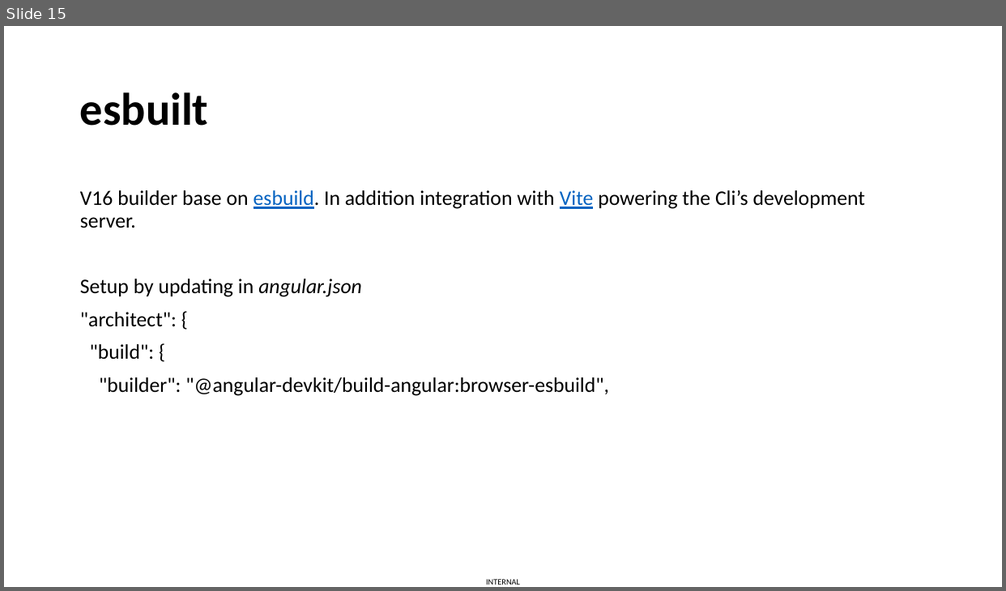
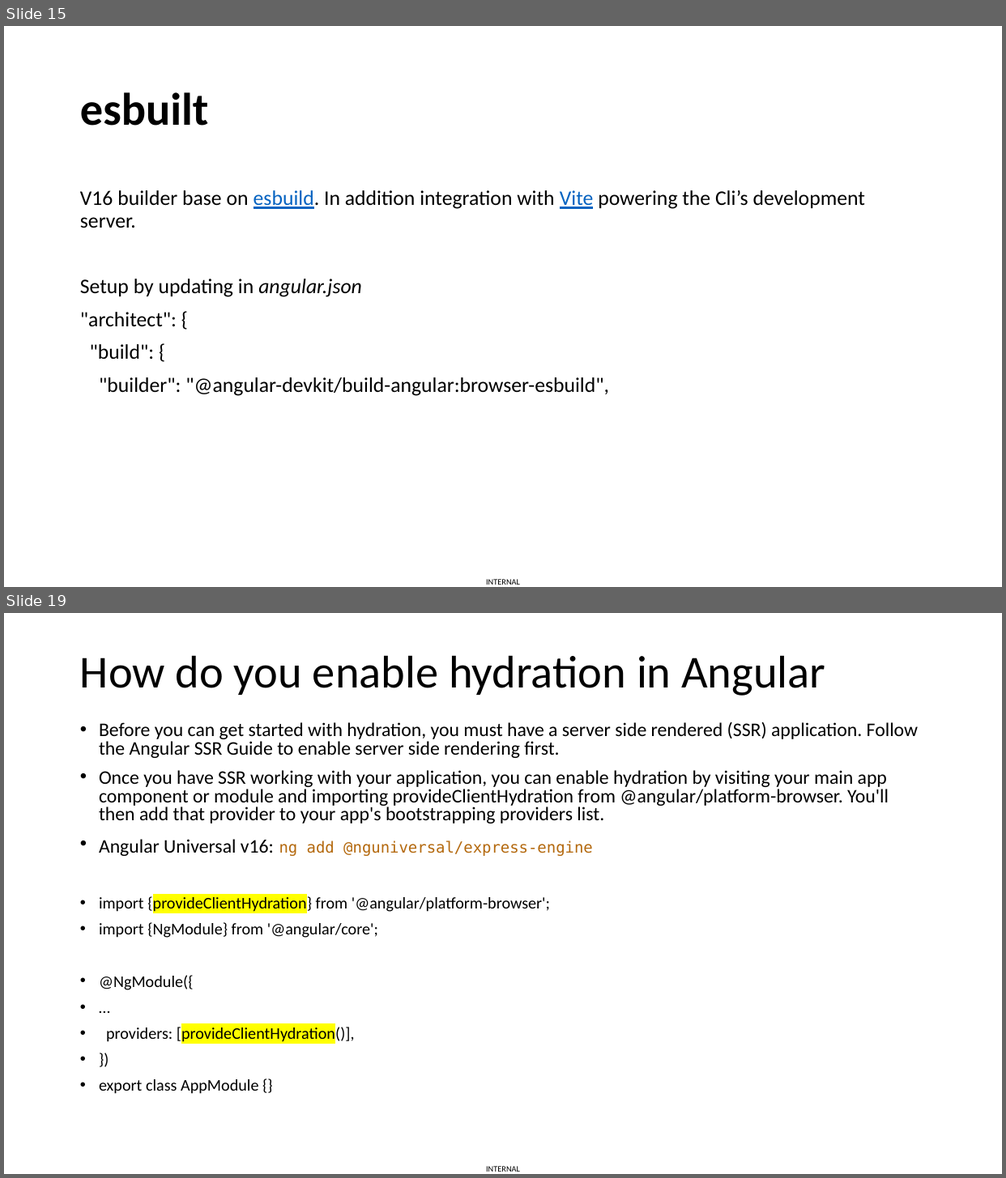
Before and after one commit to vuthaphai/ng-v16-new-features, a slide deck: Angular v16.pptx. Shown one above the other, each under a label of ours: slide 15 before the commit, slides 15 and 19 after it; the slides between them are not shown. The pictures are 1006x591 and 1006x1178 pixels, drawn with LibreOffice and Linux fonts; fonts in the diff are those of the drawing. Boxes give left, top, right and bottom in pixels: in the first picture for what was removed or moved away, otherwise in the second. Text is boxed around its words. In the diff, an @@ line names an element or a change of style, - is before the commit and + after.

Commit message:
finished: angular v16

```diff
--- a/Angular v16.pptx
+++ b/Angular v16.pptx
@@ slide 19 added at (x1=4, y1=613, x2=1002, y2=1174), background #FFFFFF; not listed: 1 template element that a slide beside it also shows @@
@@ title added at (x1=80, y1=655, x2=825, y2=696), 44 pt, text #000000 @@
+How do you enable hydration in Angular
@@ text added at (x1=99, y1=722, x2=918, y2=1094), 18.5 pt, text #000000 @@
+• Before you can get started with hydration, you must have a server side rendered (SSR) application. Follow the Angular SSR Guide to enable server side rendering first.
+• Once you have SSR working with your application, you can enable hydration by visiting your main app component or module and importing provideClientHydration from @angular/platform-browser. You'll then add that provider to your app's bootstrapping providers list.
+• Angular Universal v16: ng add @nguniversal/express-engine
+• import {provideClientHydration} from '@angular/platform-browser';
+• import {NgModule} from '@angular/core';
+• @NgModule({
+• …
+• providers: [provideClientHydration()],
+• })
+• export class AppModule {}
```
Also in this commit, not shown: 1 slide changed, 2 other slides added, 1 slide removed.
